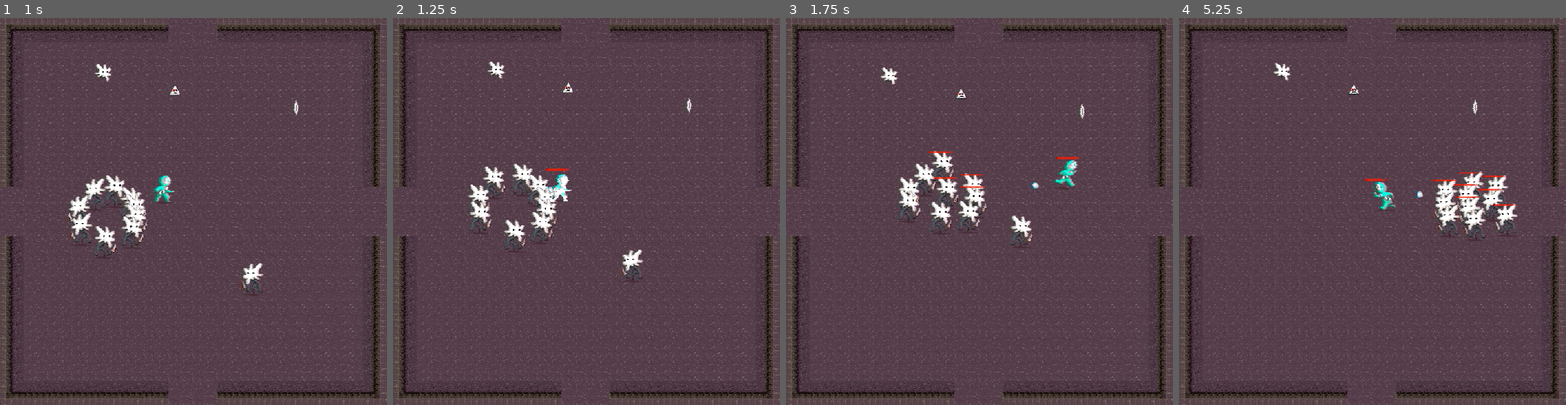
Above: before the commit, frames 1-4 (left to right).
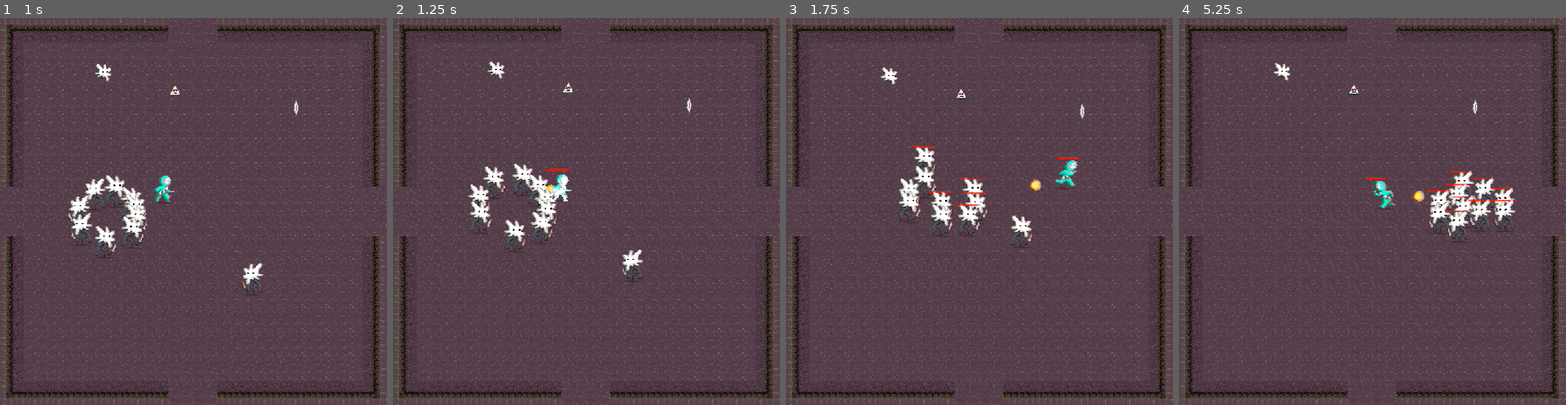
Above: after the commit, the same moments.

Repository: HephepTeam/GGJ2026
Game: Godot game, scene res://scenes/menus/main_menu.tscn
Same seed, same stepped clock (60 frames per second), same inputs: the game is played once before the commit and once after it. Before the commit the project has no main scene; this scene is started directly in both runs. The engine's default icon, where the game draws it, is replaced by a stand-in: a white triangle on a blue panel in a dark square.
Inputs (mouse positions are in pixels of both pictures, inside the frame that each line leads up to):
- Up to frame 1 (1 s): click "Let's Gong !" at 0.5 s
- Up to frame 2 (1.25 s): no input
- Up to frame 3 (1.75 s): move the mouse to (1064, 192) at 1.27 s; hold Right (ui_right) from 1.28 s (still down)
- Up to frame 4 (5.25 s): move the mouse to (1295, 230) at 2.02 s; release Right (ui_right) at 2.03 s; hold Down (ui_down) 2.03-2.78 s; move the mouse to (1411, 126) at 2.77 s; hold Right (ui_right) 2.78-3.53 s; move the mouse to (1353, 288) at 3.52 s; hold Up (ui_up) 3.53-4.28 s; move the mouse to (1488, 269) at 4.27 s; hold Left (ui_left) from 4.28 s (still down); move the mouse to (1256, 153) at 5.02 s

Frame 1 is identical in both runs. In frame 2, less than 0.1% of the frame differs, in the area x 39-43%, y 43-46%; in frame 3, 2.1%; in frame 4, 2.8%, in the area x 47-88%, y 39-59%.

Commit message:
Adds visuals to the explosion.

Diff:
--- a/project.godot
+++ b/project.godot
@@ -11,6 +11,7 @@
 [application]
 
 config/name="GGJ2026"
+run/main_scene="uid://xh5p7buxoj6u"
 config/features=PackedStringArray("4.6", "GL Compatibility")
 config/icon="res://assets/icon.svg"
 
--- a/scenes/damage_bomb.gd
+++ b/scenes/damage_bomb.gd
@@ -4,19 +4,19 @@
 
 var grow_speed = 500.0
 
-var _max_radius : float = 50.0
+var _max_radius := Vector2.ONE * 75.0
 var _damage : float = 10.0
 
 func _ready():
 	if data:
-		_max_radius = data.splash_radius
+		_max_radius = Vector2.ONE * data.splash_radius
 		_damage = data.power
 
 
 func _physics_process(delta: float) -> void:
-	$CollisionShape2D.shape.radius += delta * grow_speed
+	scale += Vector2.ONE * delta * grow_speed
 
-	if $CollisionShape2D.shape.radius >= _max_radius:
+	if scale >= _max_radius:
 		queue_free()
 
 
--- a/scenes/damage_bomb.tscn
+++ b/scenes/damage_bomb.tscn
@@ -1,10 +1,11 @@
 [gd_scene format=3 uid="uid://csthrv6wg75gn"]
 
 [ext_resource type="Script" uid="uid://bfou0n3kqla31" path="res://scenes/damage_bomb.gd" id="1_dhflc"]
+[ext_resource type="Texture2D" uid="uid://q0px0uha5c5b" path="res://assets/explosion.png" id="2_g00pm"]
 
 [sub_resource type="CircleShape2D" id="CircleShape2D_tyl1k"]
 resource_local_to_scene = true
-radius = 2.0
+radius = 1.0
 
 [node name="DamageBomb" type="Area2D" unique_id=893008260]
 collision_layer = 64
@@ -14,4 +15,8 @@
 [node name="CollisionShape2D" type="CollisionShape2D" parent="." unique_id=1291774092]
 shape = SubResource("CircleShape2D_tyl1k")
 
+[node name="Sprite2D" type="Sprite2D" parent="." unique_id=1486496823]
+scale = Vector2(0.00390625, 0.0039062547)
+texture = ExtResource("2_g00pm")
+
 [connection signal="area_entered" from="." to="." method="_on_area_entered"]
--- a/scenes/managers/globals.gd
+++ b/scenes/managers/globals.gd
@@ -36,4 +36,5 @@
 	var p = get_players()[0]
 	p.update_cadence(current_cadence)
 	p.update_power(current_power)
+	p.update_range(data.splash_bonus)
 	p.update_mask(data.player_mask_texture)
Binary file added: assets/explosion.png
Not shown, changed: assets/explosion.png.import
Binary file changed: assets/player/bullet.png
